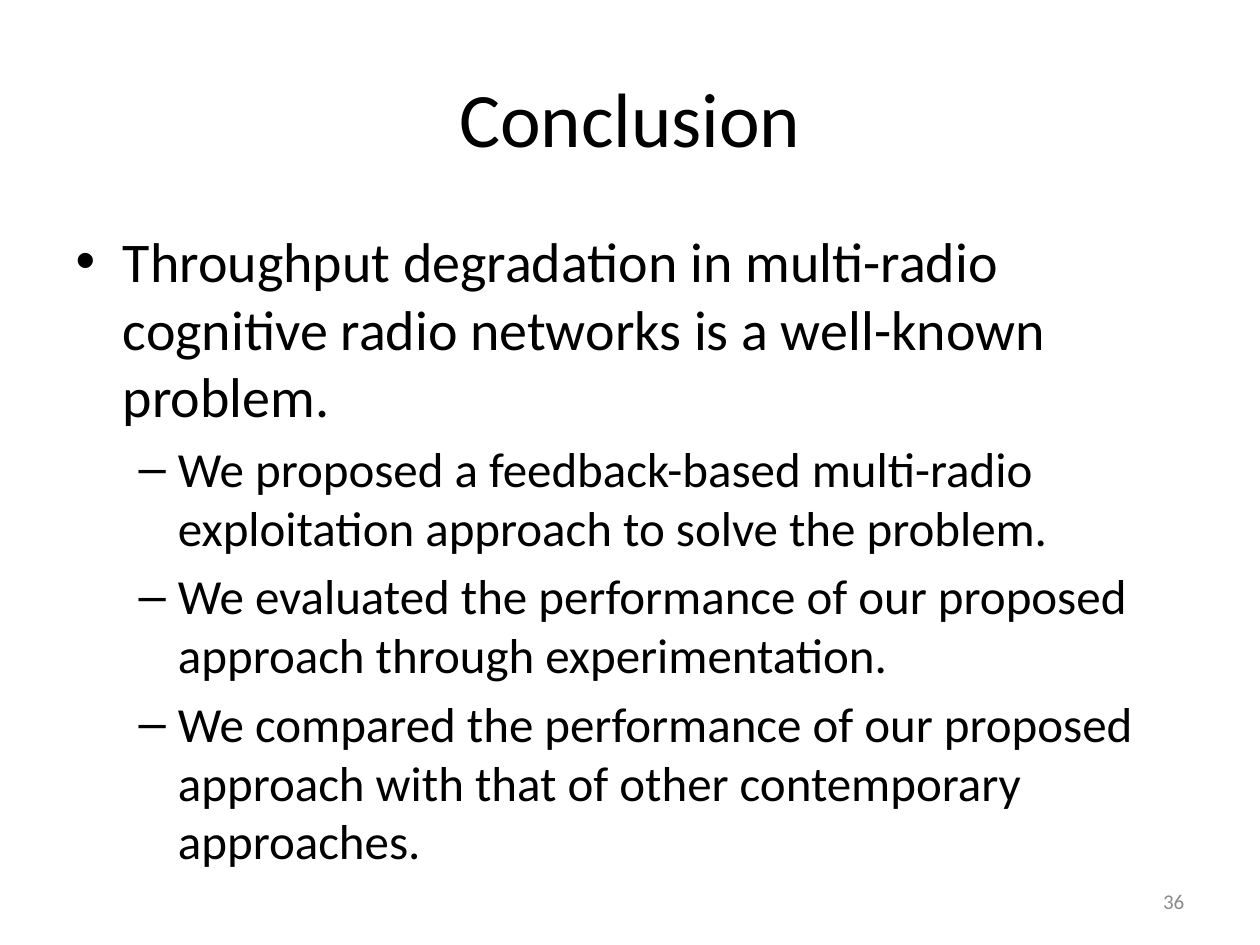
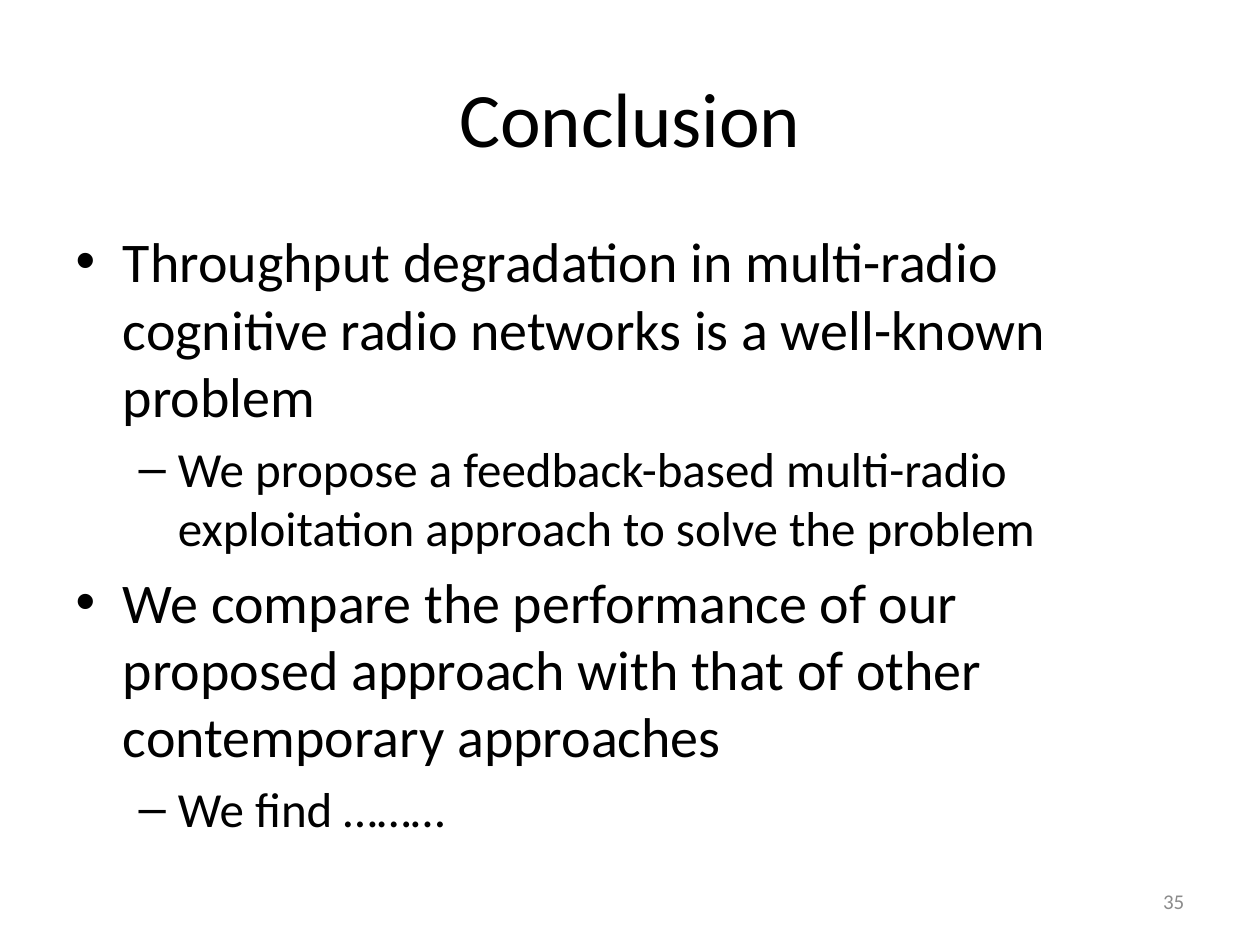
Before and after one commit to takhandipu/MSThesisPresentation, a slide deck: slide 35 of draft.pptx (slide 36 before the commit). Drawn at 1260x945 pixels with LibreOffice and Linux fonts; fonts in the diff are those of the drawing. Boxes give left, top, right and bottom in pixels: in the first picture for what was removed or moved away, otherwise in the second. Text is boxed around its words. In the diff, an @@ line names an element or a change of style, - is before the commit and + after.

```diff
--- a/draft.pptx
+++ b/draft.pptx
@@ text at box(123, 243, 1045, 828): text changed; size 28 to 32 pt @@
-• Throughput degradation in multi-radio cognitive radio networks is a well-known problem.
-  – We proposed a feedback-based multi-radio exploitation approach to solve the problem.
-  – We evaluated the performance of our proposed approach through experimentation.
-  – We compared the performance of our proposed approach with that of other contemporary approaches.
+• Throughput degradation in multi-radio cognitive radio networks is a well-known problem
+  – We propose a feedback-based multi-radio exploitation approach to solve the problem
+• We compare the performance of our proposed approach with that of other contemporary approaches
+  – We find ………
@@ page number at box(1163, 895, 1184, 909): text changed @@
-36
+35
```
Also in this commit, not shown: 23 other slides changed, 1 slide added, 1 slide removed, 1 other file.
